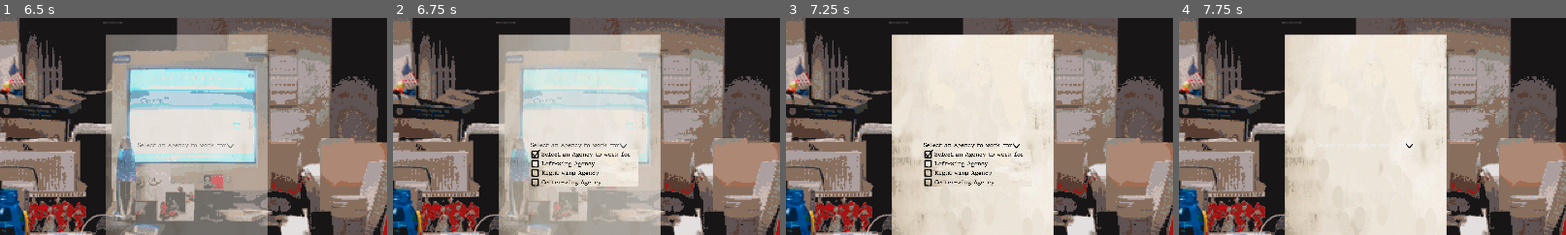
Above: before the commit, frames 1-4 (left to right).
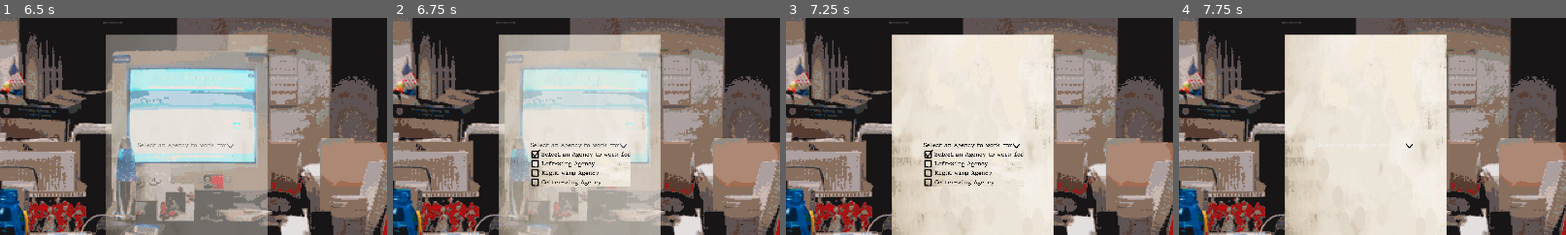
Above: after the commit, the same moments.

Repository: RisingThumb/GMTKJoinedTogether
Game: Godot game, scene res://Scenes/Title.tscn
Two runs of this game, one before a commit and one after it. Both use one fixed random seed, a clock stepped at 60 frames per second and the inputs below. The engine's default icon, where the game draws it, is replaced by a stand-in: a white triangle on a blue panel in a dark square.
Inputs:
- Up to frame 1 (6.5 s): click "Play the game" at 0.5 s; tap Enter at 1.25, 2.75 s; tap Space at 2, 3.5 s; click "Ok" at 5 s; click "Ok" at 5.75 s
- Up to frame 2 (6.75 s): click "Select an Agency to work for" at 6.5 s
- Up to frame 3 (7.25 s): no input
- Up to frame 4 (7.75 s): click "Select an Agency to work for" at 7.25 s
The pictures show only the part of the screen within x 26-76%, y 21-71%; the shares and areas given below are measured in that part.

Frame 1 is identical in both runs. In frame 2, 0.3% of the frame differs, in the area x 36-64%, y 61-78%; in frame 3, less than 0.1%; in frame 4, nothing differs.

Commit message:
fdtyugihjokl

Diff:
--- a/Scenes/Title.tscn
+++ b/Scenes/Title.tscn
@@ -46,4 +46,5 @@
 margin_right = 102.0
 margin_bottom = 38.0
 text = "Play the game"
+
 [connection signal="pressed" from="CenterContainer/VBoxContainer/Button" to="." method="_on_Button_pressed"]
--- a/Text/ArticleContent.json
+++ b/Text/ArticleContent.json
@@ -359,7 +359,9 @@
                 "interviews": [
 
                 ],
-                "studies": []
+                "studies": [
+
+                ]
             },
             "Right-wing Agency": {
                 "titles": [
@@ -444,51 +446,22 @@
         "agencies": {
             "Left-wing Agency": {
                 "titles": [
-                    {
-                        "text": "Rats are Taking Over!!!!",
-                        "discourse": 10,
-                        "money": 100
-                    },
-                    {
-                        "text": "Rats the Facts",
-                        "discourse": 1984,
-                        "money": 10
-                    }
-                ],
-                "content": [
-                    {
-                        "text": "The rats killed someone at 9am...",
-                        "discourse": 1000,
-                        "money": 1000000
-                    }
-                ],
-                "images": [
-                    {
-                        "text": "res://Art/RatsKillingPerson.jpg",
-                        "discourse": 100,
-                        "money": 10000
-                    }
-                ],
-                "captions": [
-                    {
-                        "text": "hello",
-                        "discourse": 1,
-                        "money": 1
-                    }
-                ],
-                "interviews": [
-                    {
-                        "text": "I am a art expert and I am scared",
-                        "discourse": 100,
-                        "money": 234834095834
-                    }
-                ],
-                "studies": [
-                    {
-                        "text": "Arts are bad mostly but sometimes ok",
-                        "discourse": 23904,
-                        "money": 092384203948
-                    }
+
+                ],
+                "content": [
+
+                ],
+                "images": [
+
+                ],
+                "captions": [
+
+                ],
+                "interviews": [
+
+                ],
+                "studies": [
+
                 ]
             },
             "Right-wing Agency": {
@@ -515,51 +488,22 @@
         "agencies": {
             "Left-wing Agency": {
                 "titles": [
-                    {
-                        "text": "Rats are Taking Over!!!!",
-                        "discourse": 10,
-                        "money": 100
-                    },
-                    {
-                        "text": "Rats the Facts",
-                        "discourse": 1984,
-                        "money": 10
-                    }
-                ],
-                "content": [
-                    {
-                        "text": "The rats killed someone at 9am...",
-                        "discourse": 1000,
-                        "money": 1000000
-                    }
-                ],
-                "images": [
-                    {
-                        "text": "res://Art/RatsKillingPerson.jpg",
-                        "discourse": 100,
-                        "money": 10000
-                    }
-                ],
-                "captions": [
-                    {
-                        "text": "hello",
-                        "discourse": 1,
-                        "money": 1
-                    }
-                ],
-                "interviews": [
-                    {
-                        "text": "I am a art expert and I am scared",
-                        "discourse": 100,
-                        "money": 234834095834
-                    }
-                ],
-                "studies": [
-                    {
-                        "text": "Arts are bad mostly but sometimes ok",
-                        "discourse": 23904,
-                        "money": 092384203948
-                    }
+
+                ],
+                "content": [
+
+                ],
+                "images": [
+
+                ],
+                "captions": [
+
+                ],
+                "interviews": [
+
+                ],
+                "studies": [
+
                 ]
             },
             "Right-wing Agency": {
@@ -586,51 +530,22 @@
         "agencies": {
             "Left-wing Agency": {
                 "titles": [
-                    {
-                        "text": "Rats are Taking Over!!!!",
-                        "discourse": 10,
-                        "money": 100
-                    },
-                    {
-                        "text": "Rats the Facts",
-                        "discourse": 1984,
-                        "money": 10
-                    }
-                ],
-                "content": [
-                    {
-                        "text": "The rats killed someone at 9am...",
-                        "discourse": 1000,
-                        "money": 1000000
-                    }
-                ],
-                "images": [
-                    {
-                        "text": "res://Art/RatsKillingPerson.jpg",
-                        "discourse": 100,
-                        "money": 10000
-                    }
-                ],
-                "captions": [
-                    {
-                        "text": "hello",
-                        "discourse": 1,
-                        "money": 1
-                    }
-                ],
-                "interviews": [
-                    {
-                        "text": "I am a art expert and I am scared",
-                        "discourse": 100,
-                        "money": 234834095834
-                    }
-                ],
-                "studies": [
-                    {
-                        "text": "Arts are bad mostly but sometimes ok",
-                        "discourse": 23904,
-                        "money": 092384203948
-                    }
+
+                ],
+                "content": [
+
+                ],
+                "images": [
+
+                ],
+                "captions": [
+
+                ],
+                "interviews": [
+
+                ],
+                "studies": [
+
                 ]
             },
             "Right-wing Agency": {
@@ -657,51 +572,22 @@
         "agencies": {
             "Left-wing Agency": {
                 "titles": [
-                    {
-                        "text": "Rats are Taking Over!!!!",
-                        "discourse": 10,
-                        "money": 100
-                    },
-                    {
-                        "text": "Rats the Facts",
-                        "discourse": 1984,
-                        "money": 10
-                    }
-                ],
-                "content": [
-                    {
-                        "text": "The rats killed someone at 9am...",
-                        "discourse": 1000,
-                        "money": 1000000
-                    }
-                ],
-                "images": [
-                    {
-                        "text": "res://Art/RatsKillingPerson.jpg",
-                        "discourse": 100,
-                        "money": 10000
-                    }
-                ],
-                "captions": [
-                    {
-                        "text": "hello",
-                        "discourse": 1,
-                        "money": 1
-                    }
-                ],
-                "interviews": [
-                    {
-                        "text": "I am a art expert and I am scared",
-                        "discourse": 100,
-                        "money": 234834095834
-                    }
-                ],
-                "studies": [
-                    {
-                        "text": "Arts are bad mostly but sometimes ok",
-                        "discourse": 23904,
-                        "money": 092384203948
-                    }
+
+                ],
+                "content": [
+
+                ],
+                "images": [
+
+                ],
+                "captions": [
+
+                ],
+                "interviews": [
+
+                ],
+                "studies": [
+
                 ]
             },
             "Right-wing Agency": {
--- a/Themes/NewspaperTheme.tres
+++ b/Themes/NewspaperTheme.tres
@@ -16,9 +16,7 @@
 thickness = 2
 
 [sub_resource type="StyleBoxLine" id=2]
-color = Color( 1, 1, 1, 0 )
-thickness = 10
-vertical = true
+thickness = 2
 
 [resource]
 Button/colors/font_color = Color( 0, 0, 0, 1 )
